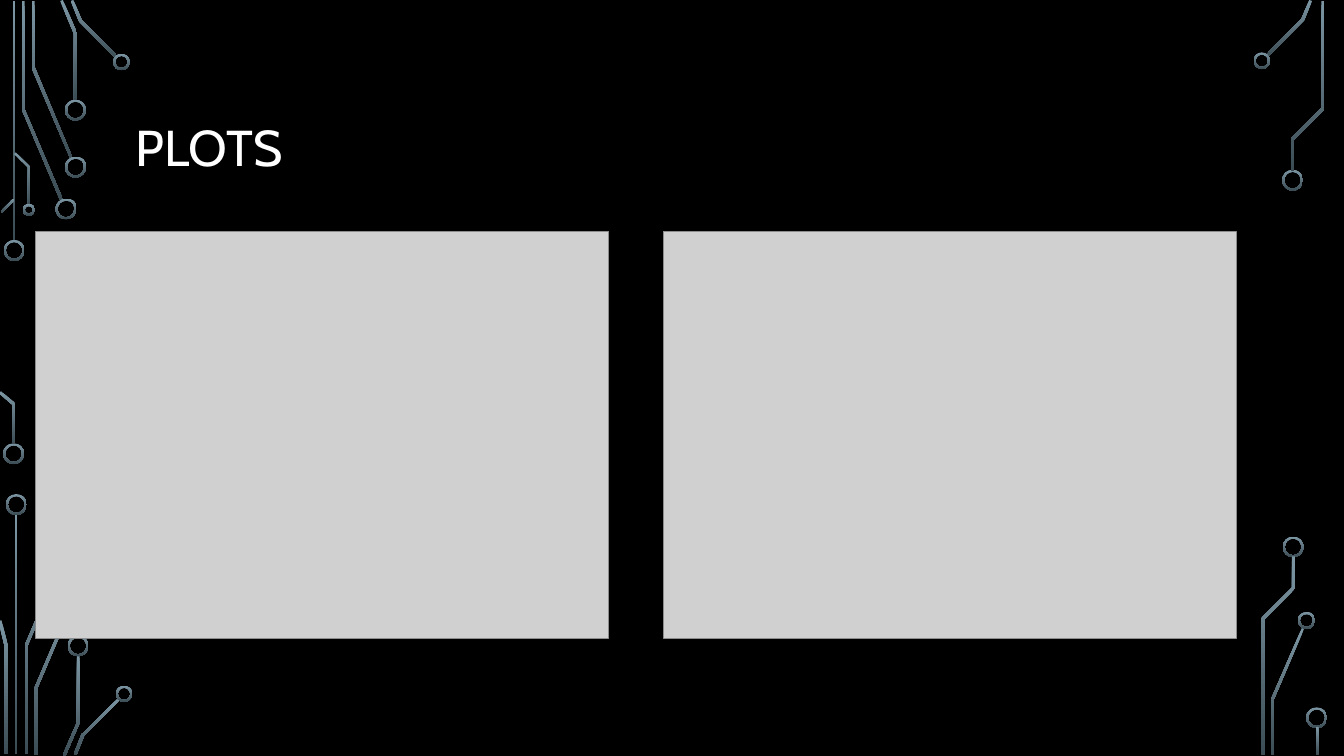
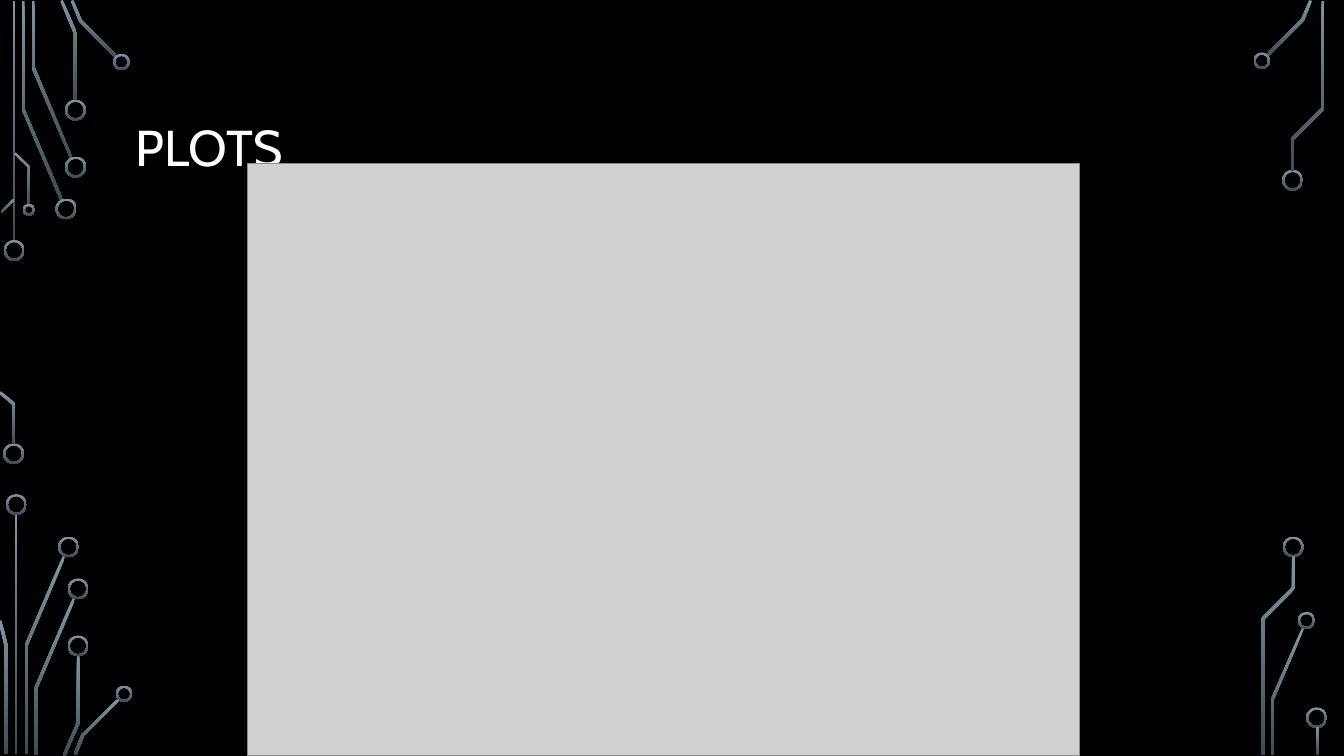
Before and after one commit to bugraefendi/ML-Grades, a slide deck: slide 7 of UpdateMachine Learning I Short Project.pptx (slide 6 before the commit). Drawn at 1344x756 pixels with LibreOffice and Linux fonts; fonts in the diff are those of the drawing; grey boxes stand for pictures; background and template pictures are left out. Boxes give left, top, right and bottom in pixels: in the first picture for what was removed or moved away, otherwise in the second. Text is boxed around its words. In the diff, an @@ line names an element or a change of style, - is before the commit and + after.

```diff
--- a/UpdateMachine Learning I Short Project.pptx
+++ b/UpdateMachine Learning I Short Project.pptx
@@ picture: place and size @@
-picture at (36,231,609,638)
+picture at (248,164,1081,756)
@@ picture removed at (663,231,1236,638) @@
@@ freeform shape added at (58,536,80,558), fill gradient #7C96A3 to #3B4C54 @@
@@ freeform shape added at (68,579,89,600), fill gradient #7C96A3 to #3B4C54 @@
```
Also in this commit, not shown: 9 other slides changed, 3 slides added.
